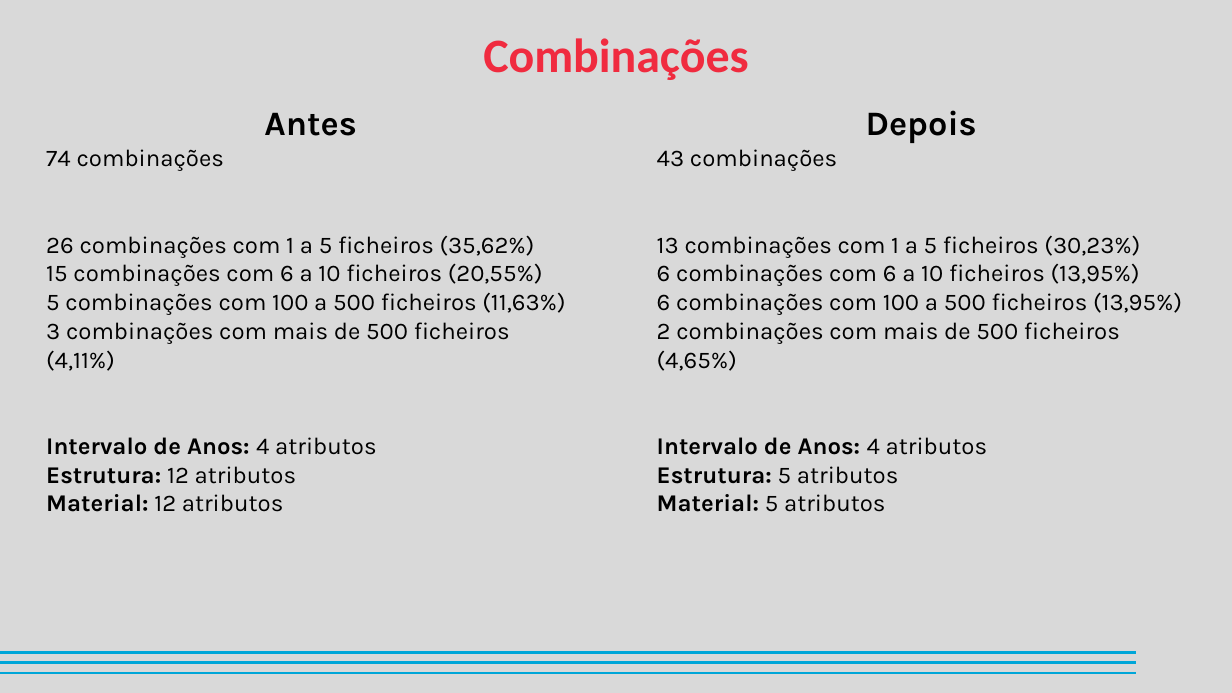
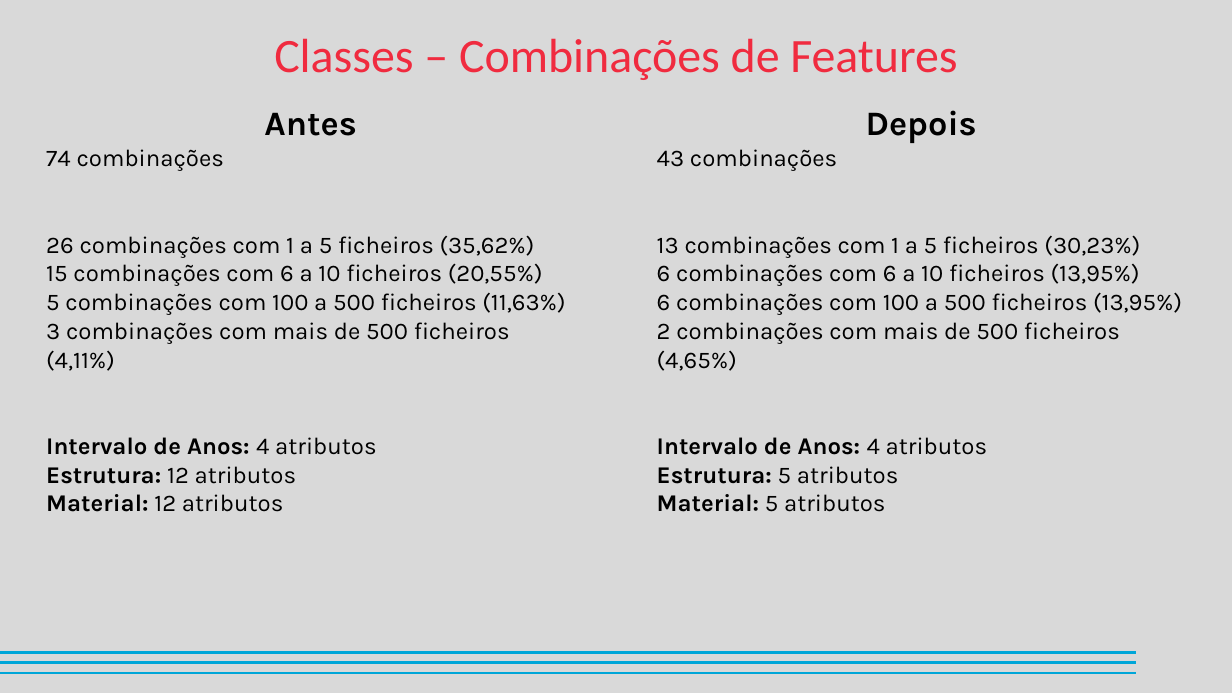
Before and after one commit to beatrizcn7/SAFENET-Bea, a slide deck: slide 11 of Apresentação.pptx (slide 10 before the commit). Drawn at 1232x693 pixels with LibreOffice and Linux fonts; fonts in the diff are those of the drawing. Boxes give left, top, right and bottom in pixels: in the first picture for what was removed or moved away, otherwise in the second. Text is boxed around its words. In the diff, an @@ line names an element or a change of style, - is before the commit and + after.

```diff
--- a/Apresentação.pptx
+++ b/Apresentação.pptx
@@ text at [274, 38, 957, 80]: text changed; bold off @@
-Combinações
+Classes – Combinações de Features
```
Also in this commit, not shown: 8 other slides changed, 18 slides added, 31 slides removed, 3 other files.
